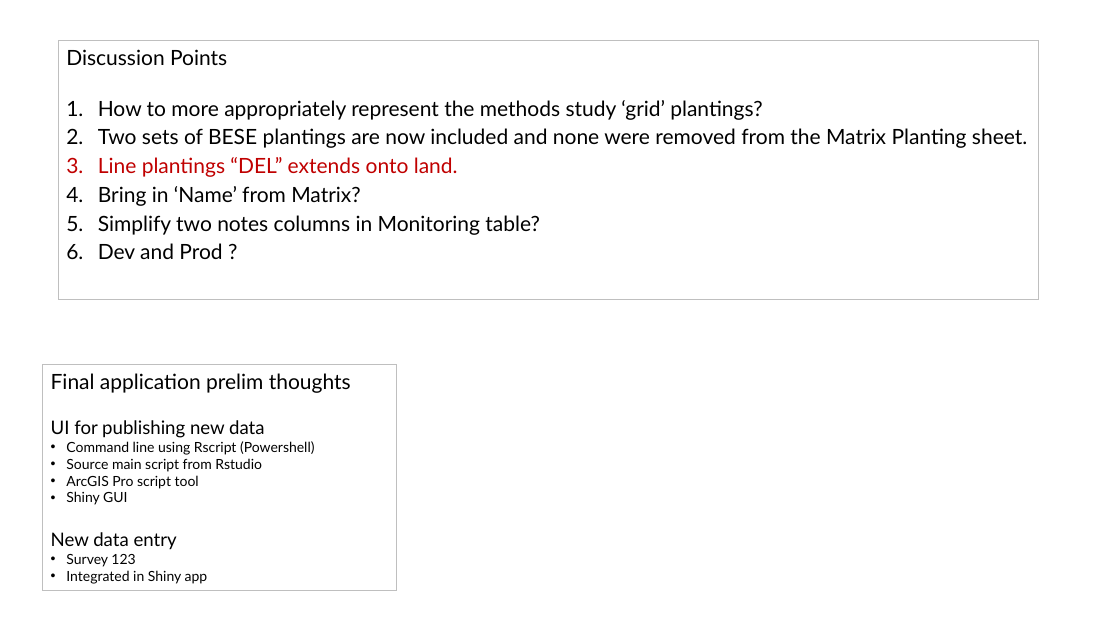
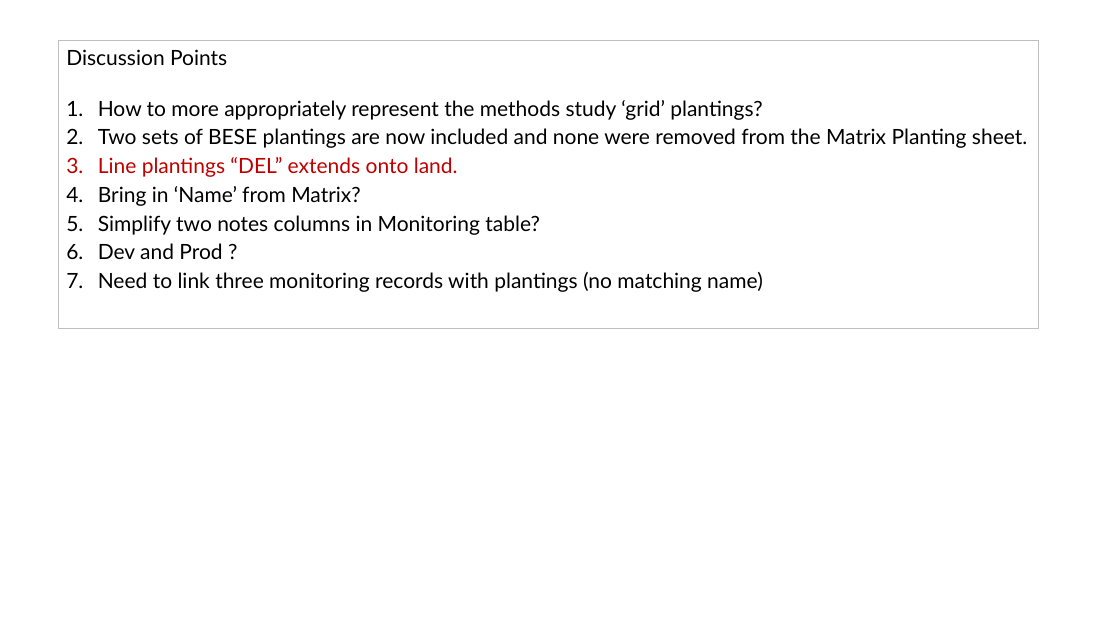
Before and after one commit to WA-Nearshore/seagrass-restoration-processing, a slide deck: slide 17 of docs/seagrass_restoration_storymap_notes.pptx. Drawn at 1120x630 pixels with LibreOffice and Linux fonts; fonts in the diff are those of the drawing. Boxes give left, top, right and bottom in pixels: in the first picture for what was removed or moved away, otherwise in the second. Text is boxed around its words. In the diff, an @@ line names an element or a change of style, - is before the commit and + after.

Commit message:
Still working on monitoring matching.

```diff
--- a/docs/seagrass_restoration_storymap_notes.pptx
+++ b/docs/seagrass_restoration_storymap_notes.pptx
@@ rectangle "Discussion Points": place and size @@
-rectangle "Discussion Points" at [58, 41, 1038, 300]
+rectangle "Discussion Points" at [58, 41, 1038, 329]
@@ text in rectangle at [98, 272, 763, 292]: paragraph added @@
+7. Need to link three monitoring records with plantings (no matching name)
@@ rectangle removed at [42, 365, 397, 591] @@
-Final application prelim thoughts
-UI for publishing new data
-• Command line using Rscript (Powershell)
-• Source main script from Rstudio
-• ArcGIS Pro script tool
-• Shiny GUI
-New data entry
-• Survey 123
-• Integrated in Shiny app
```
Also in this commit, not shown: 2 other slides changed, 6 slides added, 4 other files.
